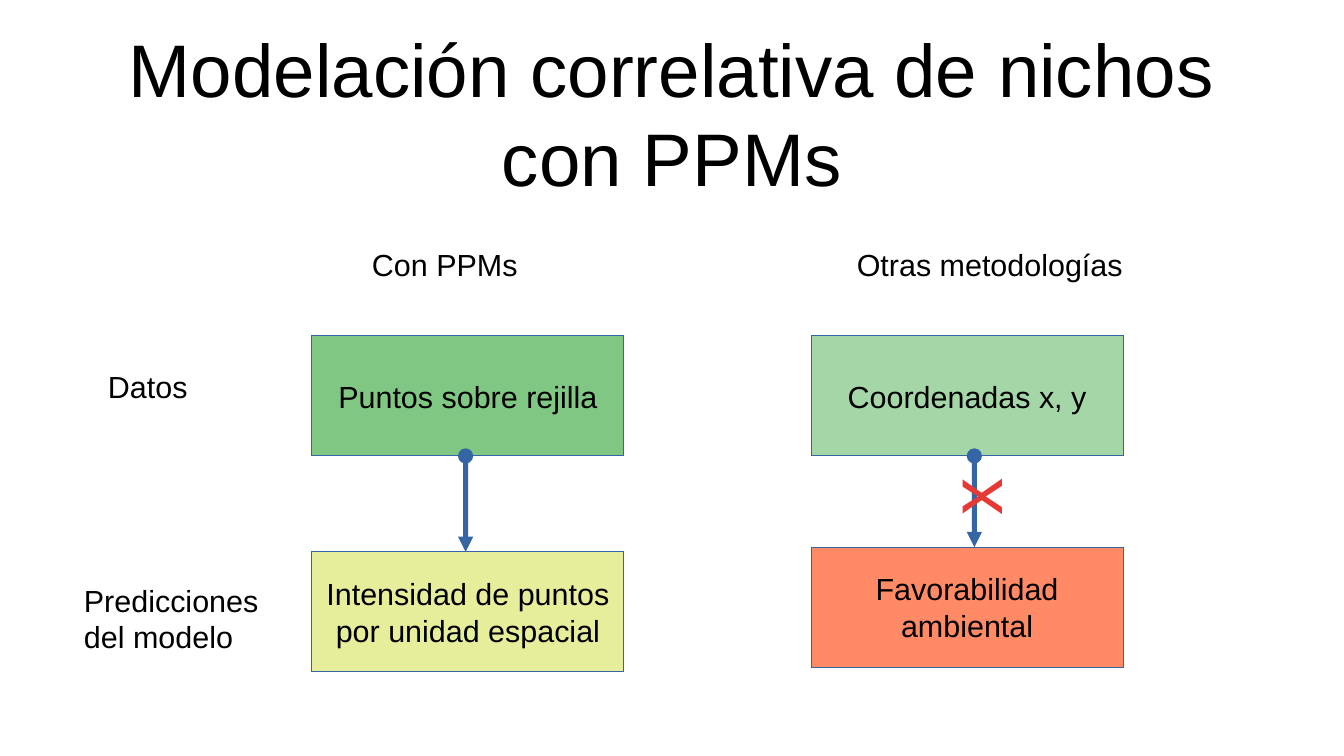
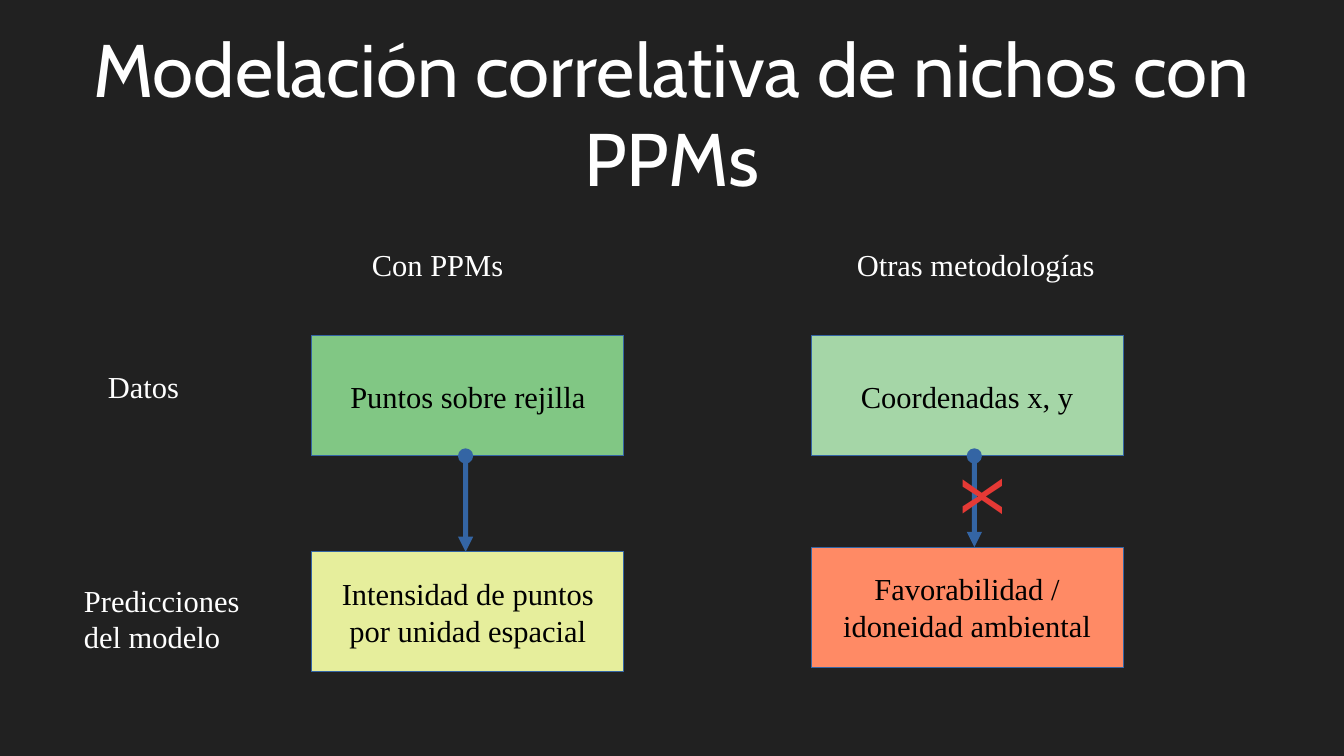
Before and after one commit to gerardommc/Ecologia-Teorica-II, a slide deck: slide 19 of Nicho/Caso-correlativo.odp (slide 18 before the commit). Drawn at 1344x756 pixels with LibreOffice and Linux fonts; fonts in the diff are those of the drawing. Boxes give left, top, right and bottom in pixels: in the first picture for what was removed or moved away, otherwise in the second. Text is boxed around its words. In the diff, an @@ line names an element or a change of style, - is before the commit and + after.

```diff
--- a/Nicho/Caso-correlativo.odp
+++ b/Nicho/Caso-correlativo.odp
@@ background #FFFFFF to #212121 @@
@@ title "Modelación correlativa de nichos con ...": place and size @@
-title "Modelación correlativa de nichos con ..." at bbox=[129, 42, 1213, 187]
+title "Modelación correlativa de nichos con ..." at bbox=[93, 41, 1250, 187]
@@ title "Modelación correlativa de nichos con ..." at bbox=[93, 41, 1250, 187]: font Arial to Cabin, text colour #000000 to #FFFFFF @@
@@ font Arial to Times New Roman, text colour #000000 to #FFFFFF in 4 elements at bbox=[108, 378, 179, 399], bbox=[84, 591, 239, 649], bbox=[372, 256, 503, 277], bbox=[857, 254, 1094, 282] @@
@@ font Arial to Times New Roman in 3 elements at bbox=[312, 337, 624, 456], bbox=[312, 552, 624, 672], bbox=[811, 337, 1123, 456] @@
@@ text in rectangle at bbox=[843, 579, 1091, 638]: text changed; font Arial to Times New Roman @@
-Favorabilidad ambiental
+Favorabilidad / idoneidad ambiental
```
Also in this commit, not shown: 26 other slides changed, 5 slides added, 2 other files.
